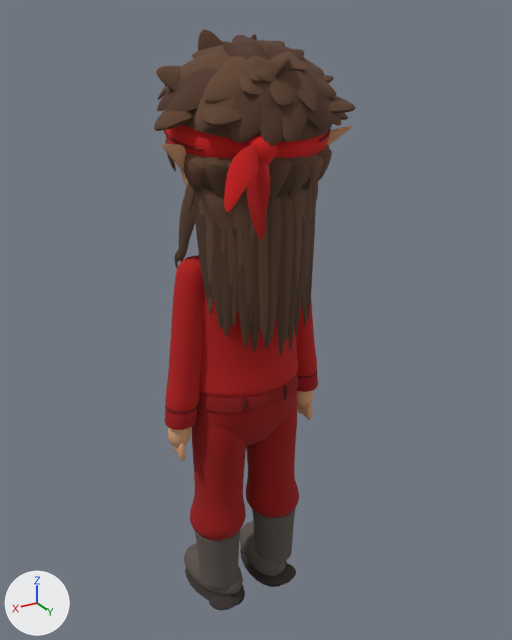
Before and after pictures for a commit that changed the glTF model public/models/villager-red-female.glb.
The view is the same before and after, from a 50 mm lens placed at (0.2664, 0.4625, 0.505), pointed at (-0.0082, 0.0049, 0.2761). Arrows for +X, +Y and +Z are at lower left; the lights stay in place. The older version comes first. Vertices at exactly the same position are counted once.

The first picture shows 'WalkerRedFemale'.
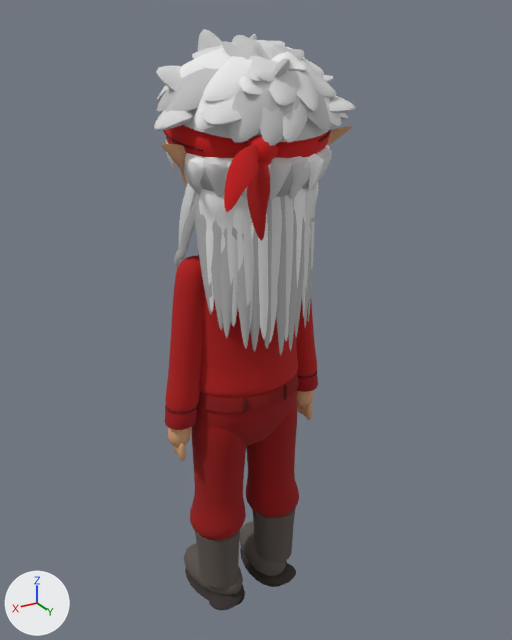
Changed parts and their boxes (x1, y1, x2, y2) in the pictures (512 x 640 px; the box of a moved part takes in the faces that stretch with it):
part 1 of me_towntoonwalkerredfemale, moved or reshaped
    both: (180, 108, 332, 186)
part 2 of me_towntoonwalkerredfemale, recoloured (brown to light grey)
    both: (154, 29, 356, 355)
part 3 of me_towntoonwalkerredfemale, recoloured
    both: (163, 125, 331, 358)
part 4 of me_towntoonwalkerredfemale, recoloured (brown to grey)
    both: (154, 29, 356, 355)

What changed in the scene script:
```text
Add mat_towntoonwalkerhair:
    mat_towntoonwalkerhair = bpy.data.materials.new('TownToonWalkerHair')
    mat_towntoonwalkerhair.use_nodes = True; mat_towntoonwalkerhair.node_tree.nodes.clear()
    _N = mat_towntoonwalkerhair.node_tree.nodes; _L = mat_towntoonwalkerhair.node_tree.links
    n0 = _N.new('ShaderNodeBsdfPrincipled'); n0.name = 'Principled BSDF'
    n0.inputs[2].default_value = 1.0  # 'Roughness'
    n1 = _N.new('ShaderNodeOutputMaterial'); n1.name = 'Material Output'
    n2 = _N.new('ShaderNodeVertexColor'); n2.name = 'Color Attribute'
    _L.new(n0.outputs[0], n1.inputs[0])  # 'BSDF' to 'Surface'
    _L.new(n2.outputs[0], n0.inputs[0])  # 'Color' to 'Base Color'
Add mat_towntoonwalkerclothes:
    mat_towntoonwalkerclothes = bpy.data.materials.new('TownToonWalkerClothes')
    mat_towntoonwalkerclothes.use_nodes = True; mat_towntoonwalkerclothes.node_tree.nodes.clear()
    _N = mat_towntoonwalkerclothes.node_tree.nodes; _L = mat_towntoonwalkerclothes.node_tree.links
    n0 = _N.new('ShaderNodeBsdfPrincipled'); n0.name = 'Principled BSDF'
    n0.inputs[2].default_value = 1.0  # 'Roughness'
    n1 = _N.new('ShaderNodeOutputMaterial'); n1.name = 'Material Output'
    n2 = _N.new('ShaderNodeVertexColor'); n2.name = 'Color Attribute'
    _L.new(n0.outputs[0], n1.inputs[0])  # 'BSDF' to 'Surface'
    _L.new(n2.outputs[0], n0.inputs[0])  # 'Color' to 'Base Color'
Add mat_towntoonwalkerdetails:
    mat_towntoonwalkerdetails = bpy.data.materials.new('TownToonWalkerDetails')
    mat_towntoonwalkerdetails.use_nodes = True; mat_towntoonwalkerdetails.node_tree.nodes.clear()
    _N = mat_towntoonwalkerdetails.node_tree.nodes; _L = mat_towntoonwalkerdetails.node_tree.links
    n0 = _N.new('ShaderNodeBsdfPrincipled'); n0.name = 'Principled BSDF'
    n0.inputs[2].default_value = 1.0  # 'Roughness'
    n1 = _N.new('ShaderNodeOutputMaterial'); n1.name = 'Material Output'
    n2 = _N.new('ShaderNodeVertexColor'); n2.name = 'Color Attribute'
    _L.new(n0.outputs[0], n1.inputs[0])  # 'BSDF' to 'Surface'
    _L.new(n2.outputs[0], n0.inputs[0])  # 'Color' to 'Base Color'
Add mat_towntoonwalkereyes:
    mat_towntoonwalkereyes = bpy.data.materials.new('TownToonWalkerEyes')
    mat_towntoonwalkereyes.use_nodes = True; mat_towntoonwalkereyes.node_tree.nodes.clear()
    _N = mat_towntoonwalkereyes.node_tree.nodes; _L = mat_towntoonwalkereyes.node_tree.links
    n0 = _N.new('ShaderNodeBsdfPrincipled'); n0.name = 'Principled BSDF'
    n0.inputs[2].default_value = 1.0  # 'Roughness'
    n1 = _N.new('ShaderNodeOutputMaterial'); n1.name = 'Material Output'
    n2 = _N.new('ShaderNodeVertexColor'); n2.name = 'Color Attribute'
    _L.new(n0.outputs[0], n1.inputs[0])  # 'BSDF' to 'Surface'
    _L.new(n2.outputs[0], n0.inputs[0])  # 'Color' to 'Base Color'
Change me_towntoonwalkerredfemale:
    where me_towntoonwalkerredfemale.from_pydata(...)  # 28707 vertices, 56342 faces; spans x -0.078..0.078, y -0.06..0.089, z 0.0..0.496
    me_towntoonwalkerredfemale part 1: 2269 of 28707 vertices moved; they spanned x -0.06..0.06, y -0.049..0.073, z 0.368..0.48 and now span x -0.06..0.06, y -0.049..0.073, z 0.368..0.48; mean shift (0.0, 0.0, 0.0); largest move (0.038, 0.055, 0.431) -> (-0.042, -0.027, 0.454)
    me_towntoonwalkerredfemale part 2: 27038 kept faces spanning x -0.077..0.078, y -0.06..0.075, z 0.264..0.496 get new vertex colours; the middle colour goes from brown #5c402e to light grey #d9d9d9
    me_towntoonwalkerredfemale part 3: 20287 faces spanning x -0.074..0.074, y -0.055..0.089, z 0.076..0.451 switch from mat_towntoonwalkerskin to mat_towntoonwalkerclothes
    me_towntoonwalkerredfemale part 4: 26870 faces spanning x -0.077..0.078, y -0.06..0.075, z 0.264..0.496 switch from mat_towntoonwalkerskin to mat_towntoonwalkerhair
    add me_towntoonwalkerredfemale.materials.append(mat_towntoonwalkereyes)
    add me_towntoonwalkerredfemale.materials.append(mat_towntoonwalkerdetails)
```
